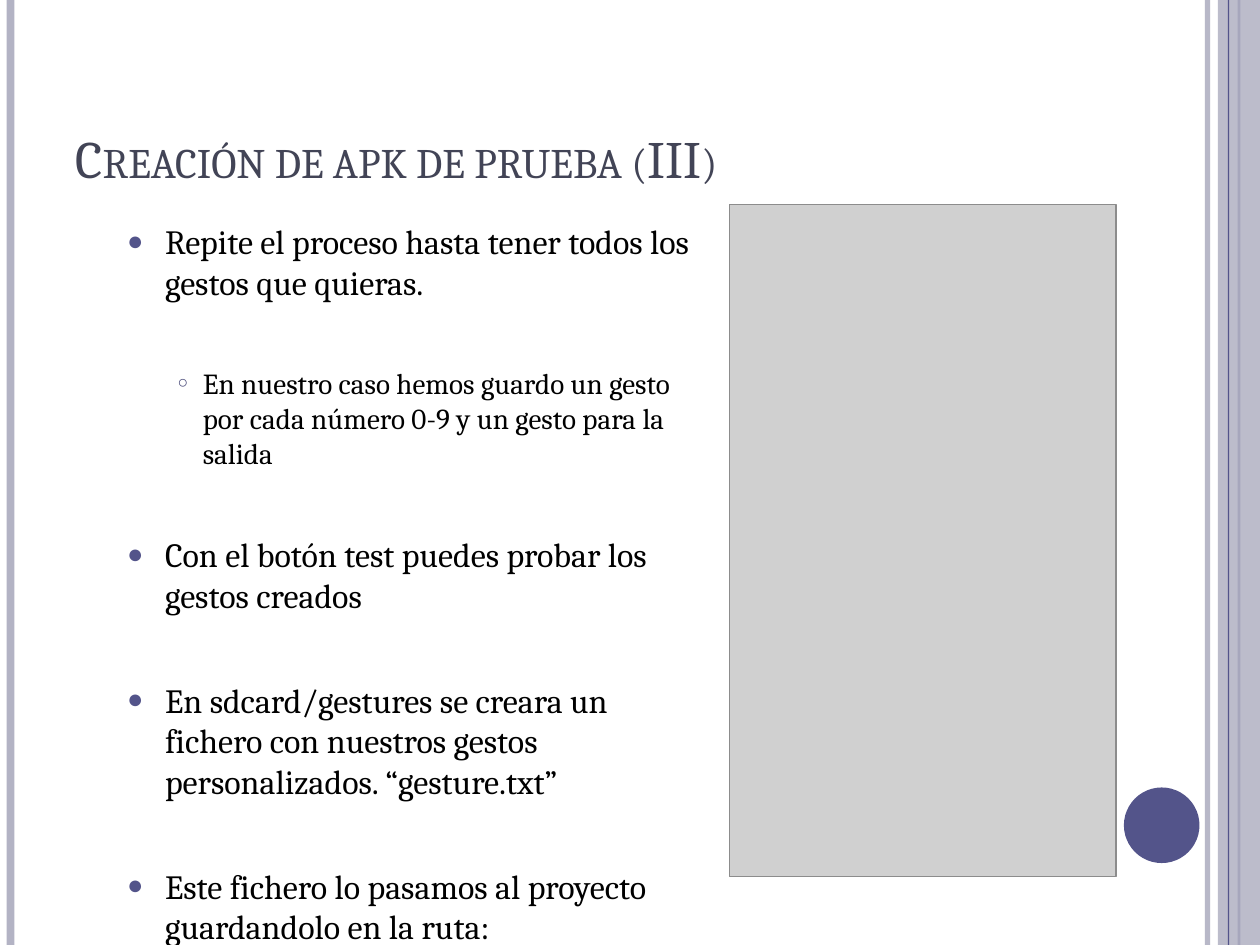
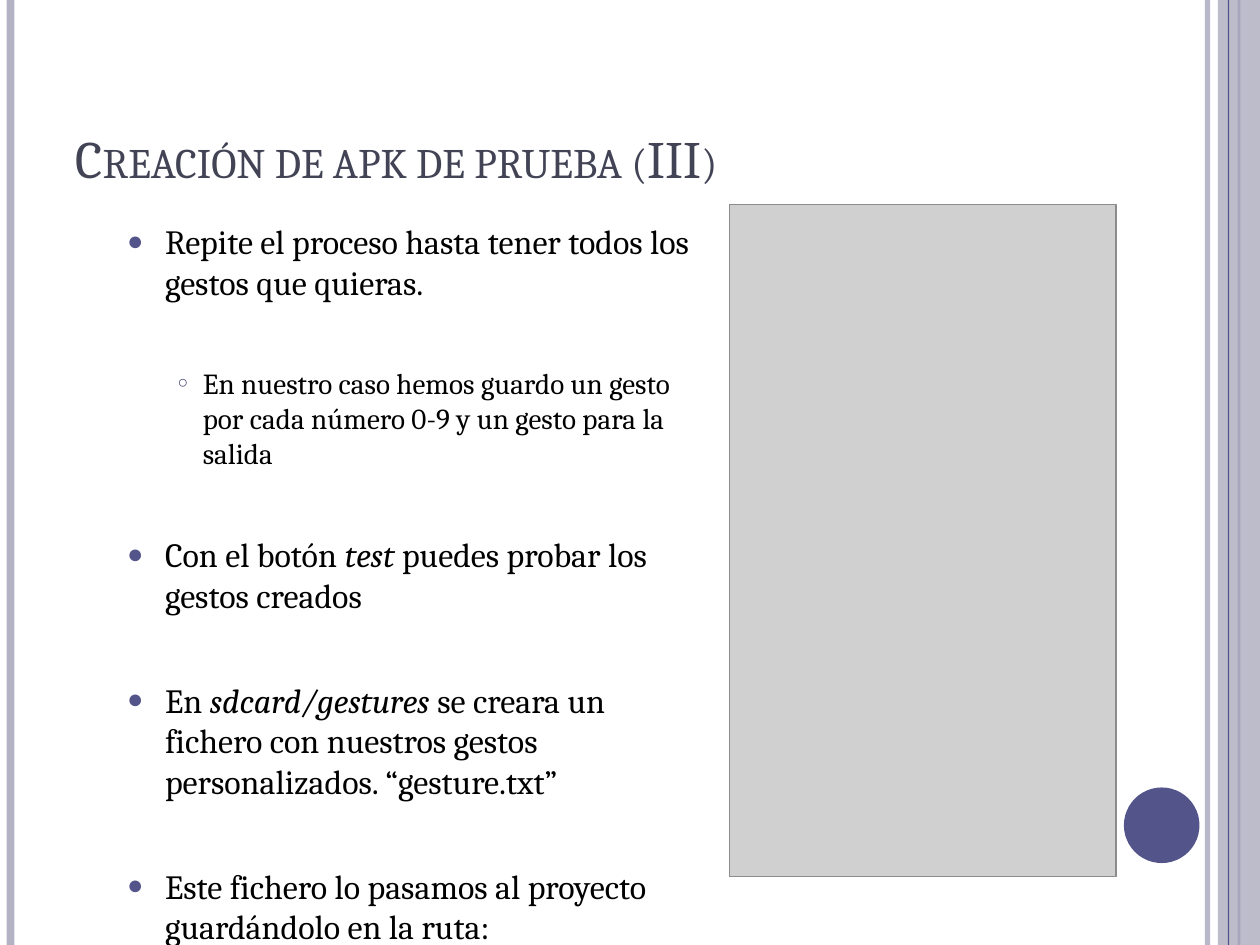
Before and after one commit to Jick9536/NPI-P3, a slide deck: slide 6 of NPI- Práctica 3_2.pptx. Drawn at 1260x945 pixels with LibreOffice and Linux fonts; fonts in the diff are those of the drawing; grey boxes stand for pictures. Boxes give left, top, right and bottom in pixels: in the first picture for what was removed or moved away, otherwise in the second. Text is boxed around its words. In the diff, an @@ line names an element or a change of style, - is before the commit and + after.

```diff
--- a/NPI- Práctica 3_2.pptx
+++ b/NPI- Práctica 3_2.pptx
@@ text at box(165, 543, 647, 802): italic on in "test", "sdcard/gestures", "/res/raw" @@
@@ text at box(165, 875, 646, 945): text changed @@
-  ● Este fichero lo pasamos al proyecto guardandolo en la ruta:
+  ● Este fichero lo pasamos al proyecto guardándolo en la ruta:
```
Also in this commit, not shown: 8 other slides changed, 1 other file.
